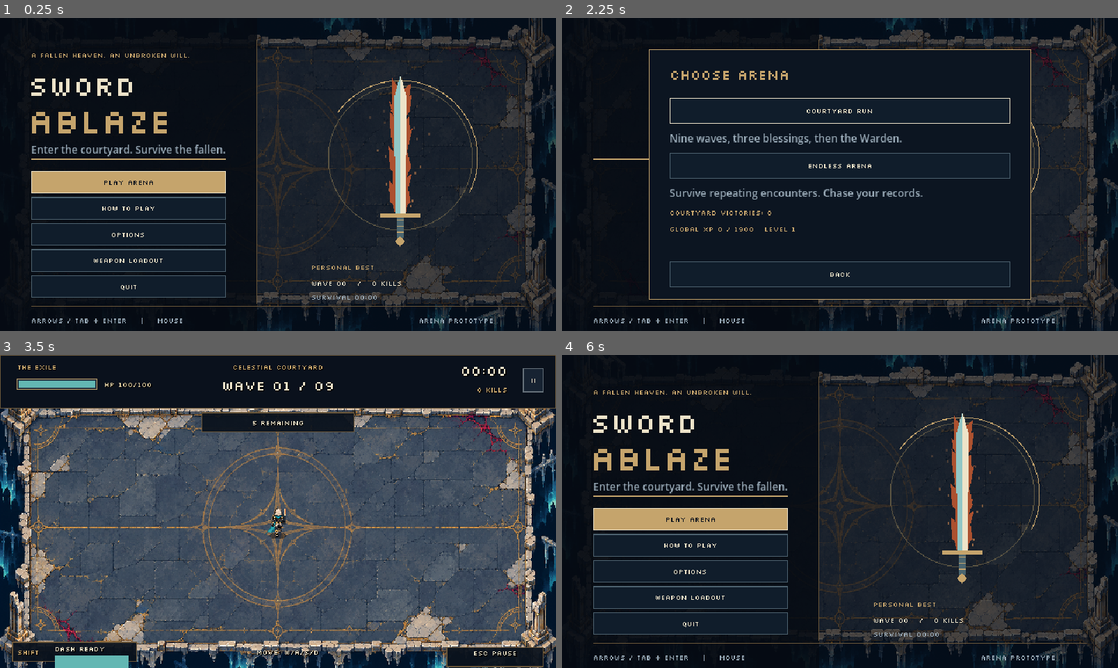
Above: before the commit, frames 1-4 (two rows, left to right).
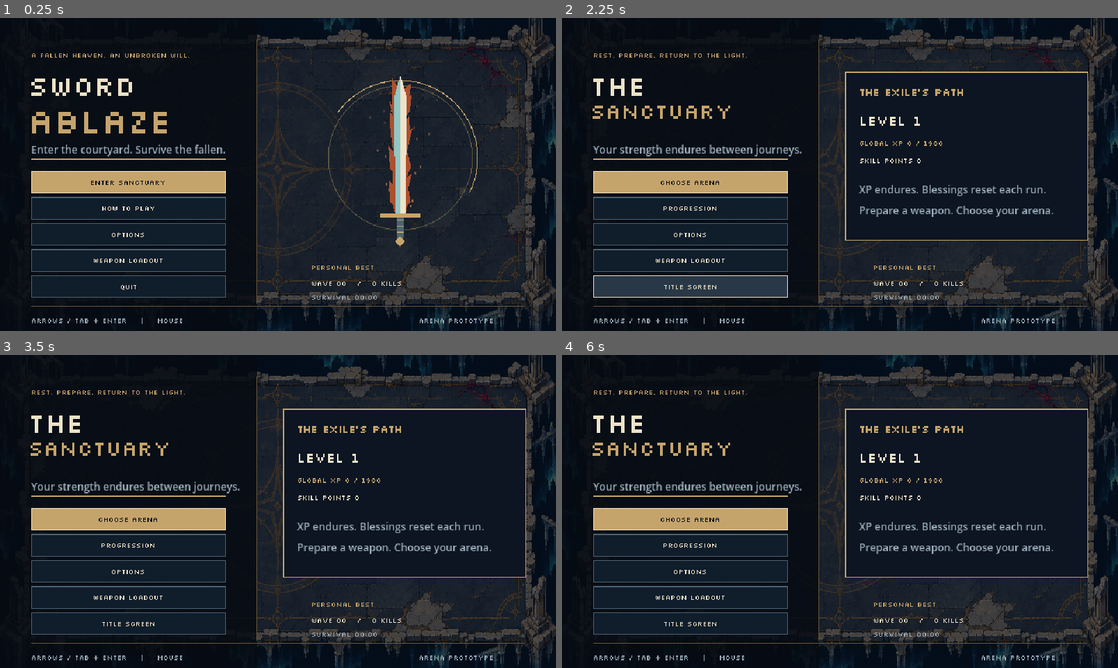
Above: after the commit, the same moments.

Repository: Guinuma/Sword_Ablaze
Game: Godot game, scene res://scenes/main/menu.tscn
Same seed, same stepped clock (60 frames per second), same inputs: the game is played once before the commit and once after it.
Inputs (mouse positions are in pixels of both pictures, inside the frame that each line leads up to):
- Up to frame 1 (0.25 s): no input
- Up to frame 2 (2.25 s): click "HOW TO PLAY" at 0.5 s; click "BACK" at 1.25 s; click (689, 180) at 2 s, where only the run before the commit has a clickable "PLAY ARENA"
- Up to frame 3 (3.5 s): click (278, 448) at 2.75 s, where only the run before the commit has a clickable "COURTYARD RUN"
- Up to frame 4 (6 s): click (689, 517) at 3.5 s, where only the run after the commit has a clickable "CHOOSE ARENA"; click (840, 502) at 4.25 s, where only the run after the commit has a clickable "ENDLESS ARENA"; click "II" at 5 s; click (901, 552) at 5.75 s, where only the run before the commit has a clickable "MAIN MENU"

The runs differ from the first frame. In frame 1, less than 0.1% of the frame differs, in the area x 16-30%, y 52-54%; in frame 2, 15%; in frame 3, 77%, in the area x 0-100%, y 0-100%; in frame 4, 7.2%.

Commit message:
Add Sanctuary hub with modes progression loadout and settings

Diff:
--- /dev/null
+++ b/scenes/main/hub.tscn
@@ -0,0 +1,13 @@
+[gd_scene load_steps=2 format=3]
+
+[ext_resource type="Script" path="res://scripts/ui/main_menu.gd" id="1_hub"]
+
+[node name="Sanctuary" type="Control"]
+layout_mode = 3
+anchors_preset = 15
+anchor_right = 1.0
+anchor_bottom = 1.0
+grow_horizontal = 2
+grow_vertical = 2
+script = ExtResource("1_hub")
+is_hub = true
--- a/scripts/main/main.gd
+++ b/scripts/main/main.gd
@@ -358,6 +358,7 @@
 		hud_view.wave_heading.text = "BOSS" if waves.number == 10 else "WAVE %02d / 09" % waves.number
 		hud_view.record_label.text = "FINITE RUNS: %d  /  WINS: %d" % [records.data["runs"], records.data["wins"]]
 		hud_view.record_label.text += "\nCould not save records" if records.last_error != OK else ""
+	hud_view.quit_button.text = "SANCTUARY" if bool(get_tree().get_meta("return_to_hub", false)) else "MAIN MENU"
 	hud_view.present_reward(run.phase in [RunState.Phase.WON, RunState.Phase.DEAD], reward_pending, reward_received, reward_awarded, GlobalProfile.level(profile.data.xp), active_run_id == 0)
 	hud_view.control_hint.text = tutorial.hint() if active_run_id > 0 else "GLOBAL XP UNAVAILABLE THIS RUN"
 	hud_view.control_hint.visible = run.is_active() and (tutorial.step < 5 or active_run_id == 0)
@@ -402,7 +403,7 @@
 		_update_hud()
 		return
 	# Leaving a live run abandons it; only terminal results settle progression.
-	get_tree().change_scene_to_file("res://scenes/main/menu.tscn")
+	get_tree().change_scene_to_file("res://scenes/main/hub.tscn" if bool(get_tree().get_meta("return_to_hub", false)) else "res://scenes/main/menu.tscn")
 
 
 func _draw_healing_drop(item: Dictionary) -> void:
--- a/scripts/ui/main_menu.gd
+++ b/scripts/ui/main_menu.gd
@@ -1,5 +1,6 @@
 extends Control
-## Front door only: the arena is instantiated when PLAY is activated.
+## Title and sanctuary presentation; combat is instantiated only after mode selection.
+@export var is_hub: bool = false
 const ControlNames = preload("res://scripts/ui/combat_tutorial.gd")
 const FocusNavigation = preload("res://scripts/ui/focus_navigation.gd")
 const GlobalProfile = preload("res://scripts/run/global_profile.gd")
@@ -37,21 +38,21 @@
 	pixel_font.antialiasing = 0
 	home = Control.new()
 	add_child(home)
-	_label(home, "A FALLEN HEAVEN. AN UNBROKEN WILL.", Vector2(36, 37), 8, GOLD)
-	_label(home, "SWORD", Vector2(32, 57), 32, IVORY)
-	_label(home, "ABLAZE", Vector2(32, 91), 40, GOLD)
-	_label(home, "Enter the courtyard. Survive the fallen.", Vector2(36, 143), 12, MUTED, false)
+	_label(home, "REST. PREPARE. RETURN TO THE LIGHT." if is_hub else "A FALLEN HEAVEN. AN UNBROKEN WILL.", Vector2(36, 37), 8, GOLD)
+	_label(home, "THE" if is_hub else "SWORD", Vector2(32, 57), 32, IVORY)
+	_label(home, "SANCTUARY" if is_hub else "ABLAZE", Vector2(32, 91), 24 if is_hub else 40, GOLD)
+	_label(home, "Your strength endures between journeys." if is_hub else "Enter the courtyard. Survive the fallen.", Vector2(36, 143), 12, MUTED, false)
 	var actions := VBoxContainer.new()
 	actions.position = Vector2(36, 176)
 	actions.custom_minimum_size.x = 224
 	actions.add_theme_constant_override("separation", 4)
 	home.add_child(actions)
-	play_button = _button(actions, "PLAY ARENA", _show_modes, true)
-	var controls := _button(actions, "HOW TO PLAY", _show_controls)
+	play_button = _button(actions, "CHOOSE ARENA" if is_hub else "ENTER SANCTUARY", _show_modes if is_hub else _enter_hub, true)
+	var controls := _button(actions, "PROGRESSION" if is_hub else "HOW TO PLAY", _show_progression if is_hub else _show_controls)
 	var options := _button(actions, "OPTIONS", _show_options)
 	loadout_button = _button(actions, "WEAPON LOADOUT", _show_loadout)
 	loadout_button.pressed.connect(func(): return_focus = loadout_button)
-	_button(actions, "QUIT", func(): get_tree().quit())
+	_button(actions, "TITLE SCREEN" if is_hub else "QUIT", _return_to_title if is_hub else func(): get_tree().quit())
 	for button in actions.get_children():
 		button.custom_minimum_size.y = 26
 	controls.pressed.connect(func(): return_focus = controls)
@@ -78,6 +79,8 @@
 	back_button = _button(detail, "BACK", _back)
 	back_button.position = Vector2(124, 280)
 	back_button.size = Vector2(392, 28)
+	if is_hub:
+		_build_hub_overview()
 	_refresh_focus()
 	play_button.grab_focus()
 
@@ -114,6 +117,7 @@
 		return
 	starting = true
 	get_tree().set_meta("finite_run", finite)
+	get_tree().set_meta("return_to_hub", is_hub)
 	var error := get_tree().change_scene_to_file("res://scenes/main/main.tscn")
 	if error != OK:
 		starting = false
@@ -218,6 +222,8 @@
 	draw_line(Vector2(36, 163), Vector2(260, 163), GOLD)
 	draw_line(Vector2(36, 332), Vector2(604, 332), Color("6b573a"))
 	# Code-native pixel sword and rising embers; no new external art.
+	if is_hub:
+		return
 	var center := Vector2(461, 161)
 	draw_arc(center, 83, 0, TAU, 64, Color("5c5542"), 1.0)
 	draw_arc(center, 89, -PI * 0.8, PI * 0.15, 40, GOLD, 1.0)
@@ -361,3 +367,54 @@
 		_label(detail_body, "Profile recovered from backup or reset after corruption.", Vector2.ZERO, 11, MUTED, false)
 	_refresh_focus()
 	finite.grab_focus()
+
+
+func _enter_hub() -> void:
+	get_tree().change_scene_to_file("res://scenes/main/hub.tscn")
+
+func _return_to_title() -> void:
+	get_tree().change_scene_to_file("res://scenes/main/menu.tscn")
+
+func _build_hub_overview() -> void:
+	var profile = GlobalProfile.for_tree(get_tree())
+	profile.load_profile()
+	var panel := Panel.new()
+	panel.position = Vector2(326, 62)
+	panel.size = Vector2(280, 194)
+	panel.add_theme_stylebox_override("panel", _style(Color("0c1521"), GOLD))
+	home.add_child(panel)
+	_label(panel, "THE EXILE'S PATH", Vector2(16, 15), 12, GOLD)
+	_label(panel, "LEVEL %d" % GlobalProfile.level(profile.data.xp), Vector2(16, 45), 16, IVORY)
+	_label(panel, "GLOBAL XP %d / 1900" % profile.data.xp, Vector2(16, 76), 8, GOLD)
+	_label(panel, "SKILL POINTS %d" % (GlobalProfile.level(profile.data.xp) - 1), Vector2(16, 96), 8, IVORY)
+	var caption := "XP endures. Blessings reset each run."
+	if profile.last_error != OK:
+		caption = "Progression unavailable. Check your save."
+	elif profile.load_status in [&"recovered", &"reset"]:
+		caption = "Profile recovered after a save problem."
+	_label(panel, caption, Vector2(16, 127), 12, MUTED, false)
+	_label(panel, "Prepare a weapon. Choose your arena.", Vector2(16, 151), 12, MUTED, false)
+
+func _show_progression() -> void:
+	_open_detail("GLOBAL PROGRESSION")
+	detail_body.add_theme_constant_override("separation", 9)
+	var profile = GlobalProfile.for_tree(get_tree())
+	profile.load_profile()
+	_label(detail_body, "LEVEL %d   /   GLOBAL XP %d" % [GlobalProfile.level(profile.data.xp), profile.data.xp], Vector2.ZERO, 12, GOLD)
+	var bar := ProgressBar.new()
+	bar.custom_minimum_size = Vector2(392, 20)
+	bar.max_value = 100
+	bar.value = 100 if profile.data.xp == 1900 else profile.data.xp % 100
+	bar.add_theme_stylebox_override("background", _style(Color("101d2b"), GOLD))
+	bar.add_theme_stylebox_override("fill", _style(Color("63b7b3"), GOLD))
+	bar.show_percentage = false
+	bar.mouse_filter = Control.MOUSE_FILTER_IGNORE
+	detail_body.add_child(bar)
+	_label(detail_body, "MAXIMUM LEVEL" if profile.data.xp == 1900 else "%d / 100 XP TO NEXT LEVEL" % (profile.data.xp % 100), Vector2.ZERO, 8, IVORY)
+	_label(detail_body, "SKILL POINTS AVAILABLE: %d" % (GlobalProfile.level(profile.data.xp) - 1), Vector2.ZERO, 8, GOLD)
+	_label(detail_body, "Victories and defeats earn global XP in both arenas.", Vector2.ZERO, 12, MUTED, false)
+	_label(detail_body, "Blessings last one run. Global XP lasts between runs.", Vector2.ZERO, 12, MUTED, false)
+	if profile.last_error != OK:
+		_label(detail_body, "Profile cannot be saved. XP is unavailable.", Vector2.ZERO, 12, Color("ed8c82"), false)
+	_refresh_focus()
+	back_button.grab_focus()
--- /dev/null
+++ b/tests/hub_smoke.gd
@@ -0,0 +1,71 @@
+extends SceneTree
+var failures := 0
+func _initialize() -> void:
+	set_meta("profile_path", "user://hub_smoke_profile.json")
+	for suffix in ["", ".bak", ".tmp"]:
+		DirAccess.remove_absolute(String(get_meta("profile_path")) + suffix)
+	call_deferred("_run")
+func check(value: bool, message: String) -> void:
+	if not value:
+		failures += 1
+		push_error(message)
+func _run() -> void:
+	change_scene_to_file("res://scenes/main/menu.tscn")
+	await scene_changed
+	current_scene._enter_hub()
+	await scene_changed
+	check(current_scene.is_hub, "Title must enter sanctuary")
+	current_scene._show_progression()
+	check(current_scene.detail.visible and root.gui_get_focus_owner() == current_scene.back_button, "Progression must open with visible keyboard focus")
+	current_scene._back()
+	current_scene._show_modes()
+	current_scene._start_game(true)
+	await scene_changed
+	var arena = current_scene
+	arena.set_physics_process(false)
+	arena.records = arena.ArenaRecords.new("user://hub_smoke_records.json")
+	check(arena.finite_mode and arena.hud_view.quit_button.text == "SANCTUARY", "Hub launch must wire finite mode and sanctuary return")
+	for step in range(5000):
+		if arena.run.phase == arena.RunState.Phase.UPGRADE:
+			arena._choose_upgrade(arena.upgrades.offered[0].id)
+		arena.player.hurt_cooldown = 1.0
+		arena._physics_process(0.1)
+		for enemy in arena.enemies.items.duplicate():
+			if enemy.spawn_time <= 0.0:
+				arena.projectiles.weapon.damage = 10000
+				arena.projectiles.fire(enemy.position, Vector2.RIGHT)
+				arena.projectiles.advance(0.0, arena.enemies.items, arena.ARENA)
+		if arena.run.phase == arena.RunState.Phase.WON:
+			break
+	check(arena.run.phase == arena.RunState.Phase.WON and arena.reward_awarded == 300, "Hub-launched run must deliver one finite victory reward")
+	arena._return_to_menu()
+	await scene_changed
+	check(current_scene.is_hub, "Victory return must reach sanctuary")
+	var profile = current_scene.GlobalProfile.for_tree(self)
+	profile.load_profile()
+	check(profile.data.xp == 300, "Hub must retain exactly one victory reward")
+	current_scene._show_progression()
+	check(current_scene.detail_body.get_child(1).text.contains("LEVEL 4"), "Progression must display the resulting level")
+	current_scene._return_to_title()
+	await scene_changed
+	check(not current_scene.is_hub, "Hub must return to title")
+	current_scene._enter_hub()
+	await scene_changed
+	current_scene._start_game(false)
+	await scene_changed
+	arena = current_scene
+	arena.set_physics_process(false)
+	check(not arena.finite_mode, "Hub must also launch Endless Arena")
+	arena._set_paused(true)
+	arena._return_to_menu()
+	await scene_changed
+	check(current_scene.is_hub, "Paused run must return to hub")
+	profile.load_profile()
+	check(profile.data.xp == 300, "Abandoning a live run must not grant XP")
+	current_scene.free()
+	await create_timer(0.35).timeout
+	for path in [String(get_meta("profile_path")), "user://hub_smoke_records.json"]:
+		for suffix in ["", ".bak", ".tmp"]:
+			DirAccess.remove_absolute(path + suffix)
+	print("Hub checks complete: %d failures" % failures)
+	quit(1 if failures else 0)
--- /dev/null
+++ b/tools/capture_hub.gd
@@ -0,0 +1,29 @@
+extends SceneTree
+func _initialize() -> void:
+	set_meta("profile_path", "user://hub_capture_profile.json")
+	call_deferred("_capture")
+func _capture() -> void:
+	var profile = load("res://scripts/run/global_profile.gd").for_tree(self)
+	profile.load_profile()
+	var fixture: Dictionary = profile.data.duplicate(true)
+	fixture.xp = 300
+	profile._commit(fixture)
+	var hub = load("res://scenes/main/hub.tscn").instantiate()
+	root.add_child(hub)
+	var args := OS.get_cmdline_user_args()
+	var folder: String = args[0] if not args.is_empty() else "user://hub-review"
+	DirAccess.make_dir_recursive_absolute(folder)
+	for mode in ["home", "progression"]:
+		if mode == "progression":
+			hub._show_progression()
+		await process_frame
+		await process_frame
+		await RenderingServer.frame_post_draw
+		if root.get_texture().get_image().save_png(folder.path_join("hub-" + mode + ".png")) != OK:
+			quit(1)
+			return
+	hub.free()
+	await create_timer(0.35).timeout
+	for suffix in ["", ".bak", ".tmp"]:
+		DirAccess.remove_absolute(String(get_meta("profile_path")) + suffix)
+	quit()
Not shown, added: tests/hub_smoke.gd.uid
Not shown, added: tools/capture_hub.gd.uid
Not shown, added: docs/hub.md
Not shown, changed: docs/progression.md
